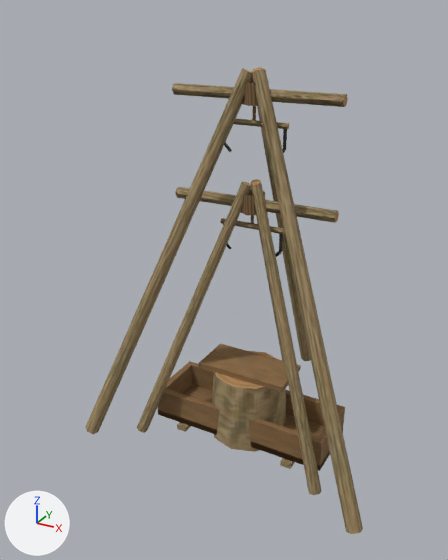
The glTF model apps/web/public/models/slaughter/slaughter.glb as it was, and as the next commit left it.
Before and after are seen from a 50 mm lens placed at (1.8, -3.68, 3.09), pointed at (-0.25, 0.05, 1.22). The lights are fixed; the arrows at lower left show +X, +Y and +Z. The picture after the commit comes second. Vertices at exactly the same position are counted once.

The older version as bpy lines, for what is in view:
```python
me_block = bpy.data.meshes.new('block')
me_block.from_pydata(...)  # 32 vertices, 52 faces; spans x -0.35..0.35, y -0.3..0.3, z 0.0..0.59
me_block.materials.append(mat_slaughter_atlas)  # picture img_slaughter_atlas
me_trestle_large = bpy.data.meshes.new('trestle-large')
me_trestle_large.from_pydata(...)  # 128 vertices, 188 faces; spans x -1.13..1.13, y -0.68..1.3, z -0.02..2.74
me_trestle_large.materials.append(mat_slaughter_atlas)  # picture img_slaughter_atlas
me_trestle_small = bpy.data.meshes.new('trestle-small')
me_trestle_small.from_pydata(...)  # 128 vertices, 188 faces; spans x -0.77..0.77, y -0.47..0.89, z -0.02..2.01
me_trestle_small.materials.append(mat_slaughter_atlas)  # picture img_slaughter_atlas
ob_block = bpy.data.objects.new('block', me_block)
ob_block.location = (0.0, 0.0, 0.0)
ob_trestle_large = bpy.data.objects.new('trestle-large', me_trestle_large)
ob_trestle_large.location = (0.0, 0.0, 0.0)
ob_trestle_small = bpy.data.objects.new('trestle-small', me_trestle_small)
ob_trestle_small.location = (0.0, 0.0, 0.0)
# also in view: 'trough' at (0.0, 0.0, 0.14)
```
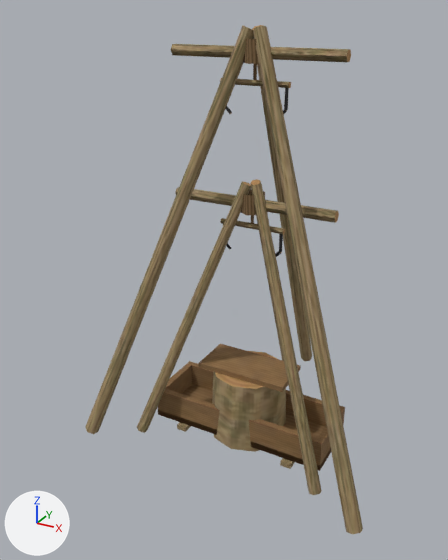
Diff of the bpy script that builds the scene:
```diff
--- a/apps/web/public/models/slaughter/slaughter.glb.py
+++ b/apps/web/public/models/slaughter/slaughter.glb.py
@@ me_trestle_large @@
 # used by ob_trestle_large; location = (0.0, 0.0, 0.0)
-me_trestle_large.from_pydata(...)  # 128 vertices, 188 faces; spans x -1.13..1.13, y -0.68..1.3, z -0.02..2.74
+me_trestle_large.from_pydata(...)  # 128 vertices, 188 faces; spans x -1.13..1.13, y -0.68..1.3, z -0.02..2.99
+# me_trestle_large part 1: the loose piece of 14 vertices spanning x -0.6..0.6, y -0.04..0.04, z 2.55..2.61 is moved by (0.0, 0.0, 0.25)
+# me_trestle_large part 2: the loose piece of 14 vertices spanning x -0.07..0.07, y -0.09..0.09, z 2.52..2.66 is moved by (0.0, 0.0, 0.25)
+# me_trestle_large part 3: the loose piece of 10 vertices spanning x -0.01..0.01, y -0.01..0.01, z 2.4..2.55 is moved by (0.0, 0.0, 0.25)
+# me_trestle_large part 4: the loose piece of 14 vertices spanning x -0.24..0.24, y -0.02..0.02, z 2.38..2.42 is moved by (0.0, 0.0, 0.25)
+# me_trestle_large part 5: the loose piece of 16 vertices spanning x -0.23..-0.16, y -0.01..0.01, z 2.19..2.4 is moved by (0.0, 0.0, 0.25)
+# me_trestle_large part 6: the loose piece of 16 vertices spanning x 0.16..0.23, y -0.01..0.01, z 2.19..2.4 is moved by (0.0, 0.0, 0.25)
+# me_trestle_large part 7: all 22 vertices in x -0.07..0.07, y -0.06..0.08, z 2.7..2.74 are moved by (0.0, 0.0, 0.25)
 me_trestle_large.materials.append(mat_slaughter_atlas)
```

What differs and where, as boxes (x1, y1, x2, y2) in the pictures (448 x 560 px; the box of a moved part takes in the faces that stretch with it):
'trestle-large', reshaped (9% taller)
    before: (85, 67, 363, 534)
    after: (85, 25, 363, 534)
part 1 of me_trestle_large, moved or reshaped
    before: (172, 83, 348, 107)
    after: (171, 44, 351, 62)
part 2 of me_trestle_large, moved or reshaped
    before: (242, 81, 258, 106)
    after: (243, 39, 259, 64)
part 3 of me_trestle_large, moved or reshaped (mostly hidden)
    before: (252, 106, 256, 121)
    after: (253, 64, 257, 80)
part 4 of me_trestle_large, moved or reshaped
    before: (233, 119, 289, 129)
    after: (220, 78, 291, 88)
part 5 of me_trestle_large, moved or reshaped
    before: (224, 142, 232, 152)
    after: (226, 106, 232, 114)
part 6 of me_trestle_large, moved or reshaped
    before: (282, 129, 287, 153)
    after: (283, 88, 289, 114)
part 7 of me_trestle_large, moved or reshaped
    before: (87, 67, 362, 522)
    after: (87, 25, 362, 522)
